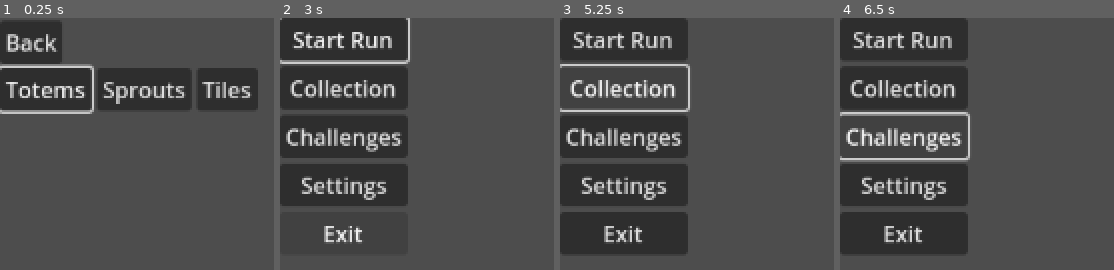
Above: before the commit, frames 1-4 (left to right).
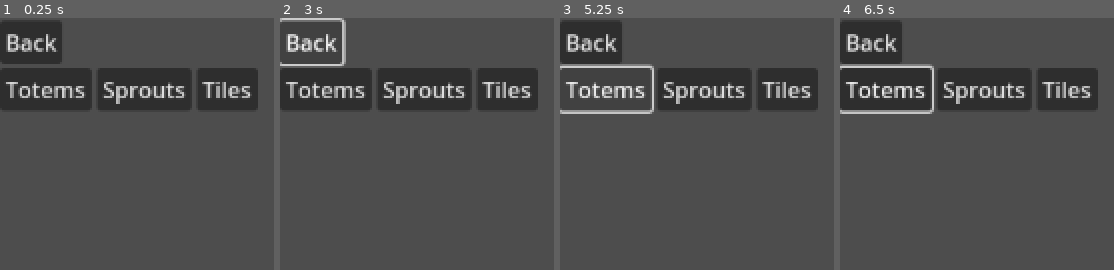
Above: after the commit, the same moments.

Repository: Millstreamu/Sprouts
Game: Godot game, scene res://scenes/meta/Collection.tscn
Same seed, same stepped clock (60 frames per second), same inputs: the game is played once before the commit and once after it. This scene is started directly instead of the project's main scene.
Inputs (mouse positions are in pixels of both pictures, inside the frame that each line leads up to):
- Up to frame 1 (0.25 s): no input
- Up to frame 2 (3 s): click "Totems" at 0.5 s; click "Sprouts" at 1.25 s; click "Tiles" at 2 s; click "Back" at 2.75 s
- Up to frame 3 (5.25 s): click (623, 40) at 3.5 s, where only the run before the commit has a clickable "Start Run"; click (623, 40) at 4.25 s, where only the run before the commit has a clickable "Start Run"; click (623, 88) at 5 s, where only the run before the commit has a clickable "Collection"
- Up to frame 4 (6.5 s): click (903, 136) at 5.75 s, where only the run before the commit has a clickable "Challenges"

The runs differ from the first frame. In frame 1, 1.2% of the frame differs, in the area x 0-35%, y 18-39%; in frame 2, 30%; in frame 3, 37%, in the area x 0-95%, y 0-94%; in frame 4, 33%.
Error after the commit: Parse Error: Used tab character for indentation instead of space as used before in the file. (res://scripts/ui/Collection.gd:69)

Commit message:
Separate tab and card navigation modes

Diff:
--- a/sprouts/scripts/ui/Collection.gd
+++ b/sprouts/scripts/ui/Collection.gd
@@ -20,6 +20,7 @@
 var _current_tab_index: int = TAB_TOTEMS
 var _selected_card_index: int = 0
 var _cards: Array[Control] = []
+var _in_tab_mode: bool = true
 
 var _dummy_totems: Array = [
 	{"id": "totem.heartseed", "name": "Heartseed Totem", "unlocked": true},
@@ -43,12 +44,27 @@
 ]
 
 func _ready() -> void:
-	_tab_buttons = _collect_tab_buttons()
-	_back_button.pressed.connect(_go_back_to_main_menu)
-	_current_tab_index = TAB_TOTEMS
-	_refresh_tab_visuals()
-	_populate_cards_for_current_tab()
-	print("Collection: ready")
+        _in_tab_mode = true
+        _tab_buttons = _collect_tab_buttons()
+        _back_button.pressed.connect(_go_back_to_main_menu)
+        _current_tab_index = TAB_TOTEMS
+        _refresh_tab_visuals()
+        _populate_cards_for_current_tab()
+        print("Collection: ready")
+
+func _enter_tab_mode() -> void:
+        _in_tab_mode = true
+        _selected_card_index = 0
+        _refresh_tab_visuals()
+        print("Collection: entered TAB mode")
+
+func _enter_card_mode() -> void:
+        if _cards.is_empty():
+                return
+        _in_tab_mode = false
+        _selected_card_index = 0
+        _update_card_selection()
+        print("Collection: entered CARD mode")
 
 func _collect_tab_buttons() -> Array[Button]:
 	var buttons: Array[Button] = []
@@ -58,10 +74,13 @@
 	return buttons
 
 func _refresh_tab_visuals() -> void:
-	for i in _tab_buttons.size():
-		var button: Button = _tab_buttons[i]
-		if i == _current_tab_index:
-			button.grab_focus()
+        if _tab_buttons.is_empty():
+                return
+
+        for i in _tab_buttons.size():
+                var button: Button = _tab_buttons[i]
+                if _in_tab_mode and i == _current_tab_index:
+                        button.grab_focus()
 
 func _get_current_tab_data() -> Array:
 	if _current_tab_index == TAB_TOTEMS:
@@ -133,22 +152,37 @@
 	get_tree().change_scene_to_file("res://scenes/meta/MainMenu.tscn")
 
 func _input(event: InputEvent) -> void:
-	# Use the global Input singleton so we only react once per tap
-	if Input.is_action_just_pressed("ui_left"):
-		_change_tab(-1)
-		accept_event()
-	elif Input.is_action_just_pressed("ui_right"):
-		_change_tab(1)
-		accept_event()
-	elif Input.is_action_just_pressed("ui_up"):
-		_move_card_selection(-4)
-		accept_event()
-	elif Input.is_action_just_pressed("ui_down"):
-		_move_card_selection(4)
-		accept_event()
-	elif Input.is_action_just_pressed("ui_accept"):
-		_activate_current_card()
-		accept_event()
-	elif Input.is_action_just_pressed("ui_cancel"):
-		_go_back_to_main_menu()
-		accept_event()
+        if Input.is_action_just_pressed("ui_cancel"):
+                if _in_tab_mode:
+                        _go_back_to_main_menu()
+                else:
+                        _enter_tab_mode()
+                accept_event()
+                return
+
+        if _in_tab_mode:
+                if Input.is_action_just_pressed("ui_left"):
+                        _change_tab(-1)
+                        accept_event()
+                elif Input.is_action_just_pressed("ui_right"):
+                        _change_tab(1)
+                        accept_event()
+                elif Input.is_action_just_pressed("ui_accept"):
+                        _enter_card_mode()
+                        accept_event()
+        else:
+                if Input.is_action_just_pressed("ui_left"):
+                        _move_card_selection(-1)
+                        accept_event()
+                elif Input.is_action_just_pressed("ui_right"):
+                        _move_card_selection(1)
+                        accept_event()
+                elif Input.is_action_just_pressed("ui_up"):
+                        _move_card_selection(-4)
+                        accept_event()
+                elif Input.is_action_just_pressed("ui_down"):
+                        _move_card_selection(4)
+                        accept_event()
+                elif Input.is_action_just_pressed("ui_accept"):
+                        _activate_current_card()
+                        accept_event()
